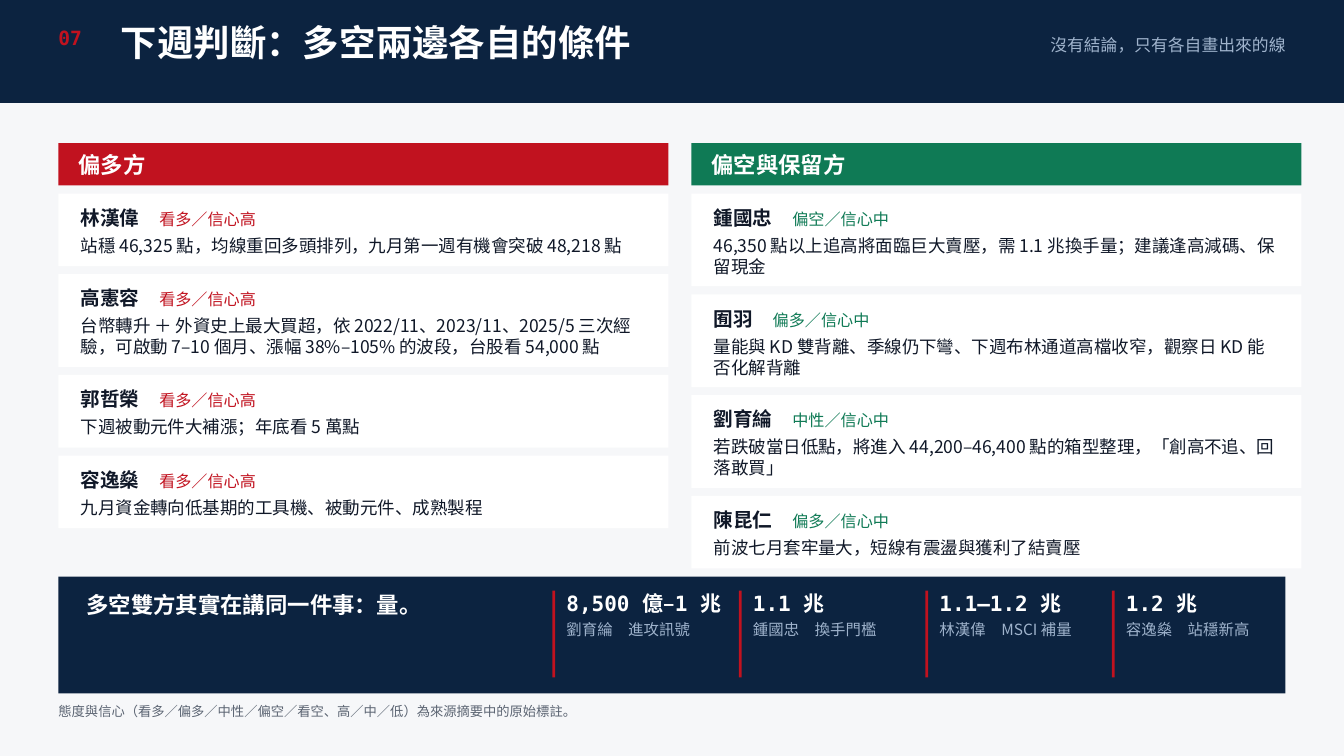
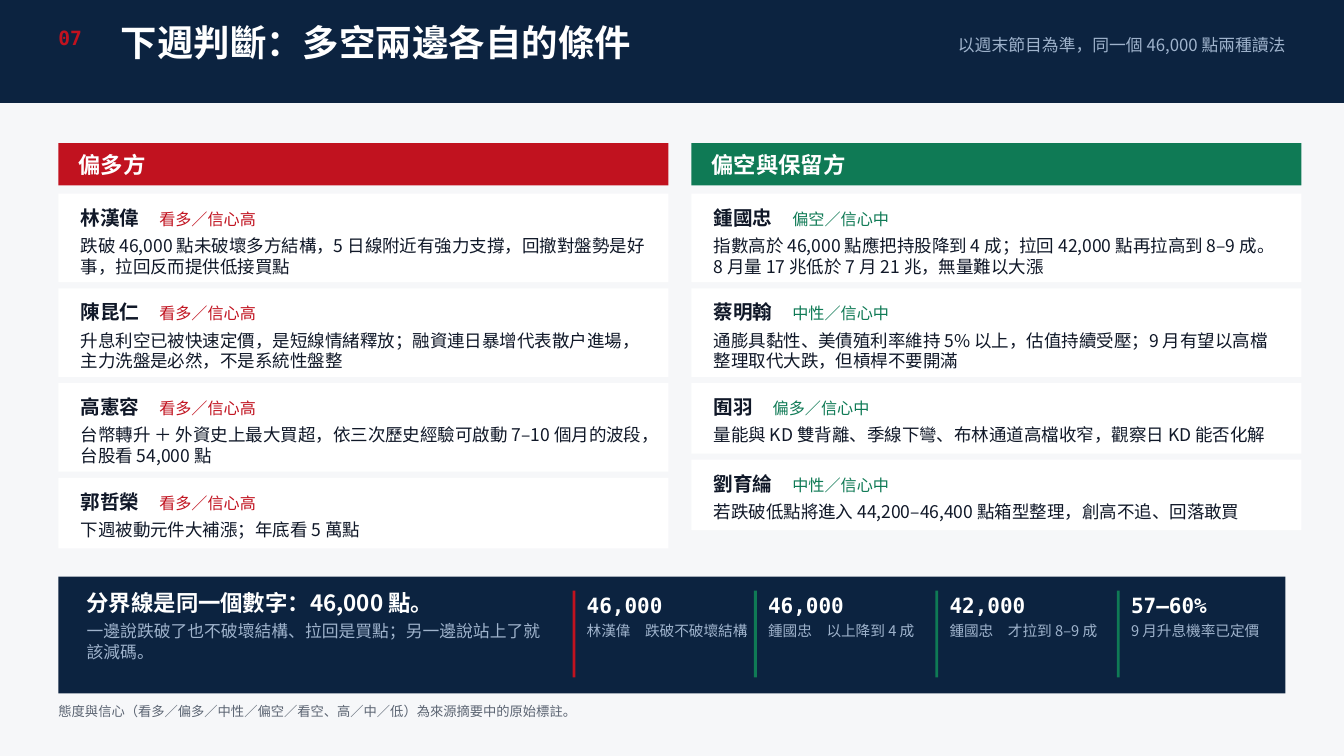
Before and after one commit to ycy1997alex/ycy1997alex-oss-projects, a slide deck: slide 8 of iThome-2026-Ironman/Day16_20260830/Stock_Weekly_Review_20260824-0828.pptx. Drawn at 1344x756 pixels with LibreOffice and Linux fonts; fonts in the diff are those of the drawing. Boxes give left, top, right and bottom in pixels: in the first picture for what was removed or moved away, otherwise in the second. Text is boxed around its words. In the diff, an @@ line names an element or a change of style, - is before the commit and + after.

```diff
--- a/iThome-2026-Ironman/Day16_20260830/Stock_Weekly_Review_20260824-0828.pptx
+++ b/iThome-2026-Ironman/Day16_20260830/Stock_Weekly_Review_20260824-0828.pptx
@@ text at box(958, 37, 1286, 54): text changed @@
-沒有結論，只有各自畫出來的線
+以週末節目為準，同一個 46,000 點兩種讀法
@@ rectangle: place and size @@
-rectangle at box(58, 194, 668, 266)
+rectangle at box(58, 194, 668, 282)
@@ rectangle: place and size @@
-rectangle at box(692, 194, 1302, 286)
+rectangle at box(692, 194, 1302, 282)
@@ text at box(81, 237, 645, 275): text changed @@
-站穩 46,325 點，均線重回多頭排列，九月第一週有機會突破 48,218 點
+跌破 46,000 點未破壞多方結構，5 日線附近有強力支撐，回撤對盤勢是好事，拉回反而提供低接買點
@@ text at box(714, 237, 1275, 275): text changed @@
-46,350 點以上追高將面臨巨大賣壓，需 1.1 兆換手量；建議逢高減碼、保留現金
+指數高於 46,000 點應把持股降到 4 成；拉回 42,000 點再拉高到 8–9 成。8 月量 17 兆低於 7 月 21 兆，無量難以大漲
@@ rectangle: place and size @@
-rectangle at box(58, 274, 668, 367)
+rectangle at box(58, 288, 668, 377)
@@ rectangle: place and size @@
-rectangle at box(692, 294, 1302, 387)
+rectangle at box(692, 288, 1302, 377)
@@ text added at box(714, 299, 1268, 369), 12.5 pt, text #101828 @@
+蔡明翰 中性／信心中
+通膨具黏性、美債殖利率維持 5% 以上，估值持續受壓；9 月有望以高檔整理取代大跌，但槓桿不要開滿
@@ text at box(81, 302, 640, 369): text changed @@
-高憲容 看多／信心高
-台幣轉升 ＋ 外資史上最大買超，依 2022/11、2023/11、2025/5 三次經驗，可啟動 7–10 個月、漲幅 38%–105% 的波段，台股看 54,000 點
+陳昆仁 看多／信心高
+升息利空已被快速定價，是短線情緒釋放；融資連日暴增代表散戶進場，主力洗盤是必然，不是系統性盤整
@@ text "劉育綸 中性／信心中": place and size @@
-text "劉育綸 中性／信心中" at box(714, 409, 1275, 476)
+text "劉育綸 中性／信心中" at box(714, 305, 1239, 521)
@@ rectangle: place and size @@
-rectangle at box(58, 375, 668, 448)
+rectangle at box(58, 383, 668, 472)
@@ rectangle: place and size @@
-rectangle at box(692, 395, 1302, 488)
+rectangle at box(692, 383, 1302, 454)
@@ text at box(81, 397, 659, 465): text changed @@
-郭哲榮 看多／信心高
-下週被動元件大補漲；年底看 5 萬點
+高憲容 看多／信心高
+台幣轉升 ＋ 外資史上最大買超，依三次歷史經驗可啟動 7–10 個月的波段，台股看 54,000 點
@@ text "囿羽 偏多／信心中": place and size @@
-text "囿羽 偏多／信心中" at box(714, 310, 1266, 376)
+text "囿羽 偏多／信心中" at box(714, 398, 1265, 493)
@@ text at box(714, 426, 1265, 443): text changed @@
-量能與 KD 雙背離、季線仍下彎、下週布林通道高檔收窄，觀察日 KD 能否化解背離
+量能與 KD 雙背離、季線下彎、布林通道高檔收窄，觀察日 KD 能否化解
@@ rectangle: place and size @@
-rectangle at box(58, 456, 668, 528)
+rectangle at box(58, 478, 668, 548)
@@ rectangle: place and size @@
-rectangle at box(692, 496, 1302, 569)
+rectangle at box(692, 460, 1302, 530)
@@ text at box(58, 492, 576, 717): text changed @@
-容逸燊 看多／信心高
-九月資金轉向低基期的工具機、被動元件、成熟製程
+郭哲榮 看多／信心高
+下週被動元件大補漲；年底看 5 萬點
@@ text at box(714, 503, 1239, 521): text changed @@
-若跌破當日低點，將進入 44,200–46,400 點的箱型整理，「創高不追、回落敢買」
+若跌破低點將進入 44,200–46,400 點箱型整理，創高不追、回落敢買
@@ text removed at box(714, 510, 1081, 556) @@
-陳昆仁 偏多／信心中
-前波七月套牢量大，短線有震盪與獲利了結賣壓
@@ rectangle: place and size @@
-rectangle at box(553, 591, 556, 678)
+rectangle at box(573, 591, 576, 678)
@@ text at box(587, 597, 747, 637): text changed; size 15 to 10.5 pt; font DejaVu Sans Mono to Noto Sans CJK TC; text colour #FFFFFF to #9FB3CC; bold off @@
-8,500 億–1 兆
-劉育綸 進攻訊號
+46,000
+林漢偉 跌破不破壞結構
@@ fill #C1121F to #0F7A55 in 3 elements at box(1117, 591, 1120, 678), box(936, 591, 939, 678), box(754, 591, 757, 678) @@
@@ rectangle: place and size @@
-rectangle at box(739, 591, 742, 678)
+rectangle at box(754, 591, 757, 678)
@@ text at box(768, 597, 915, 637): text changed; size 11 to 10.5 pt @@
-1.1 兆
-鍾國忠 換手門檻
+46,000
+鍾國忠 以上降到 4 成
@@ rectangle: place and size @@
-rectangle at box(926, 591, 929, 678)
+rectangle at box(936, 591, 939, 678)
@@ text at box(950, 597, 1098, 637): text changed; size 11 to 10.5 pt @@
-1.1–1.2 兆
-林漢偉 MSCI 補量
+42,000
+鍾國忠 才拉到 8–9 成
@@ rectangle: place and size @@
-rectangle at box(1112, 591, 1115, 678)
+rectangle at box(1117, 591, 1120, 678)
@@ text at box(1131, 597, 1259, 637): text changed; size 11 to 10.5 pt @@
-1.2 兆
-容逸燊 站穩新高
+57–60%
+9 月升息機率已定價
@@ text at box(87, 623, 541, 660): text changed; size 16 to 12 pt; text colour #FFFFFF to #9FB3CC; bold off @@
-多空雙方其實在講同一件事：量。
+分界線是同一個數字：46,000 點。
+一邊說跌破了也不破壞結構、拉回是買點；另一邊說站上了就該減碼。
```
Also in this commit, not shown: 8 other slides changed, 1 other file.
